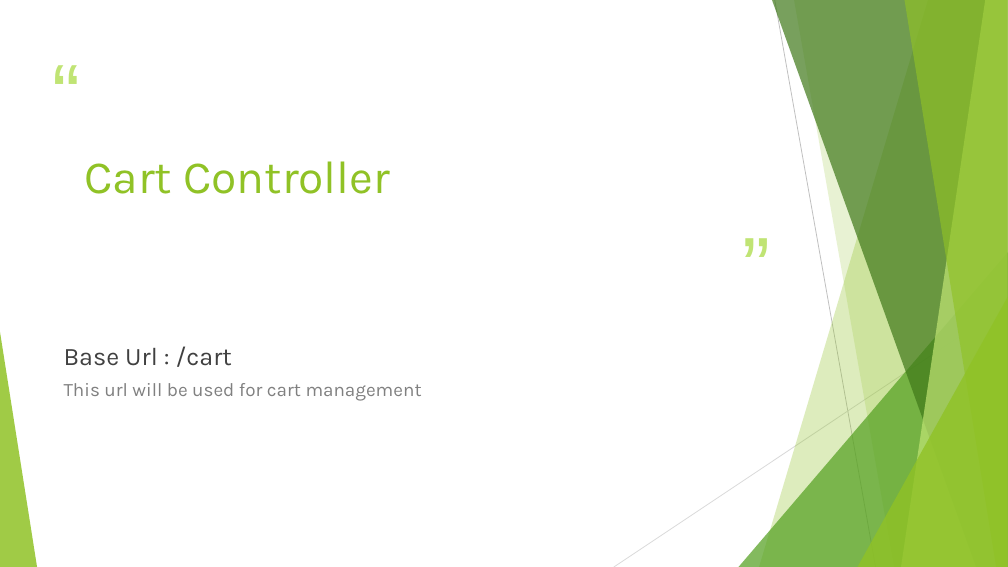
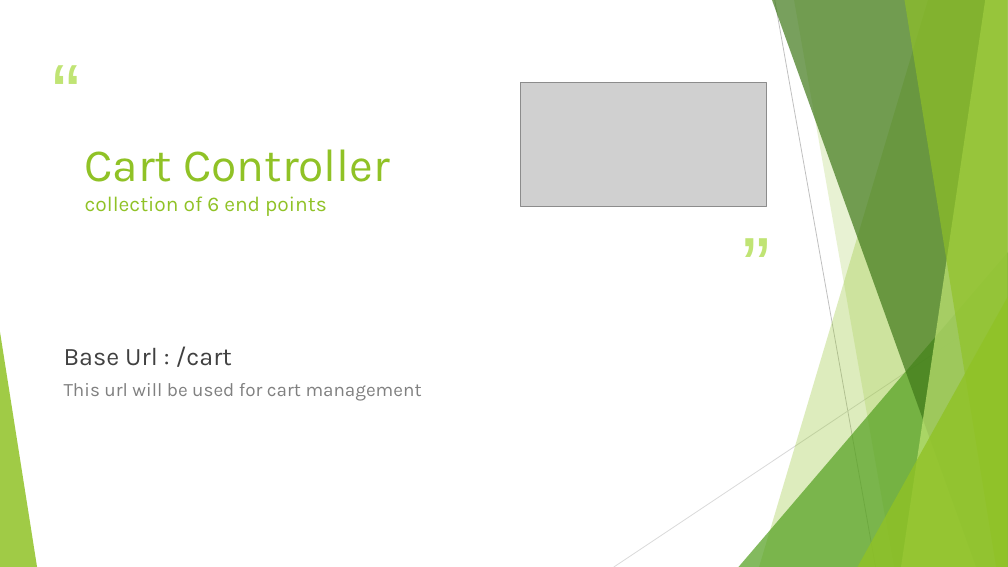
Before and after one commit to jidni911/sdcianSpring, a slide deck: slide 48 of Project SDC.pptx. Drawn at 1008x567 pixels with LibreOffice and Linux fonts; fonts in the diff are those of the drawing; grey boxes stand for pictures. Boxes give left, top, right and bottom in pixels: in the first picture for what was removed or moved away, otherwise in the second. Text is boxed around its words. In the diff, an @@ line names an element or a change of style, - is before the commit and + after.

Commit message:
pptx image added

```diff
--- a/Project SDC.pptx
+++ b/Project SDC.pptx
@@ picture added at (521,82,768,206) @@
@@ title at (85,149,390,216): text changed; size 44 to 20 pt @@
-Cart Controller
+Cart Controller
+collection of 6 end points
```
Also in this commit, not shown: 14 other slides changed.
